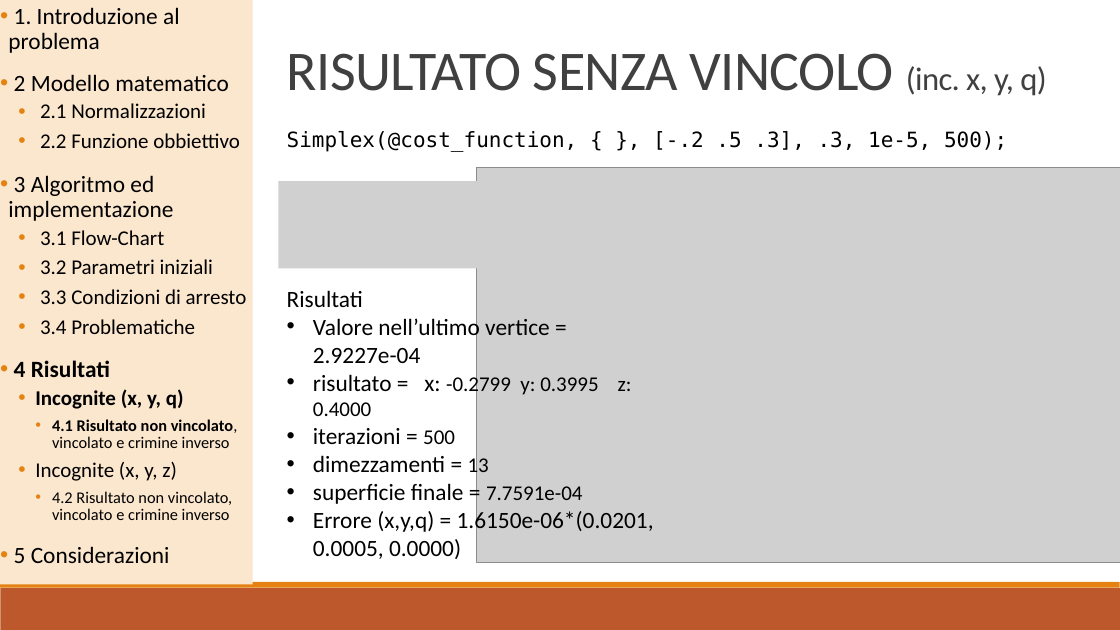
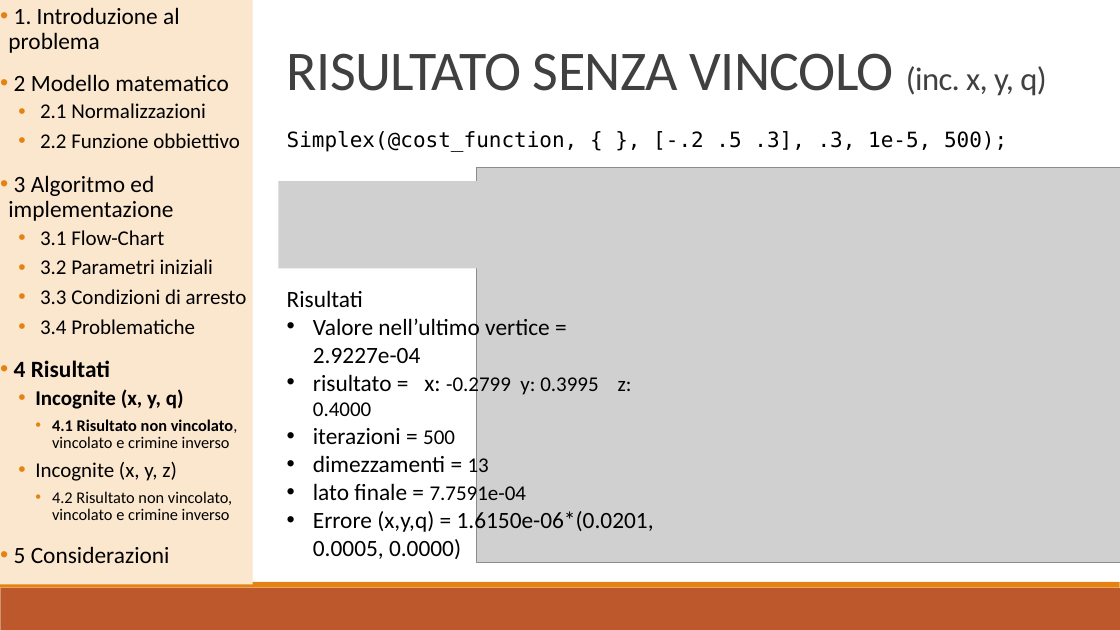
Before and after one commit to baldimario/Simplex, a slide deck: slide 15 of IDENTICAZIONE SISTEMA DI CARICHE PUNTIFORMI DA MISURE DI.pptx. Drawn at 1120x630 pixels with LibreOffice and Linux fonts; fonts in the diff are those of the drawing; grey boxes stand for pictures. Boxes give left, top, right and bottom in pixels: in the first picture for what was removed or moved away, otherwise in the second. Text is boxed around its words. In the diff, an @@ line names an element or a change of style, - is before the commit and + after.

```diff
--- a/IDENTICAZIONE SISTEMA DI CARICHE PUNTIFORMI DA MISURE DI.pptx
+++ b/IDENTICAZIONE SISTEMA DI CARICHE PUNTIFORMI DA MISURE DI.pptx
@@ text at (313,482,527,506): text changed @@
-• superficie finale = 7.7591e-04
+• lato finale = 7.7591e-04
```
Also in this commit, not shown: 4 other slides changed.
